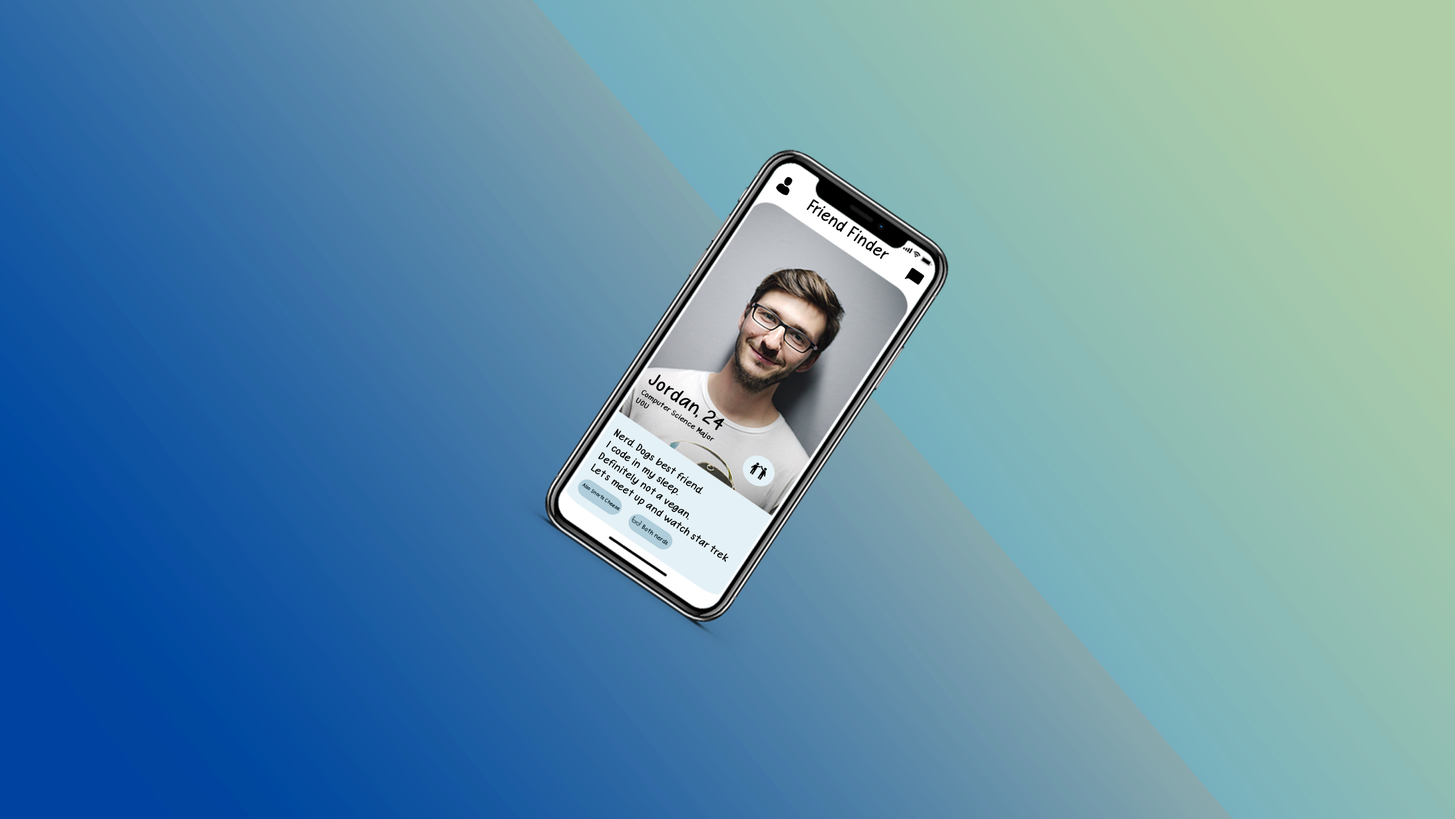
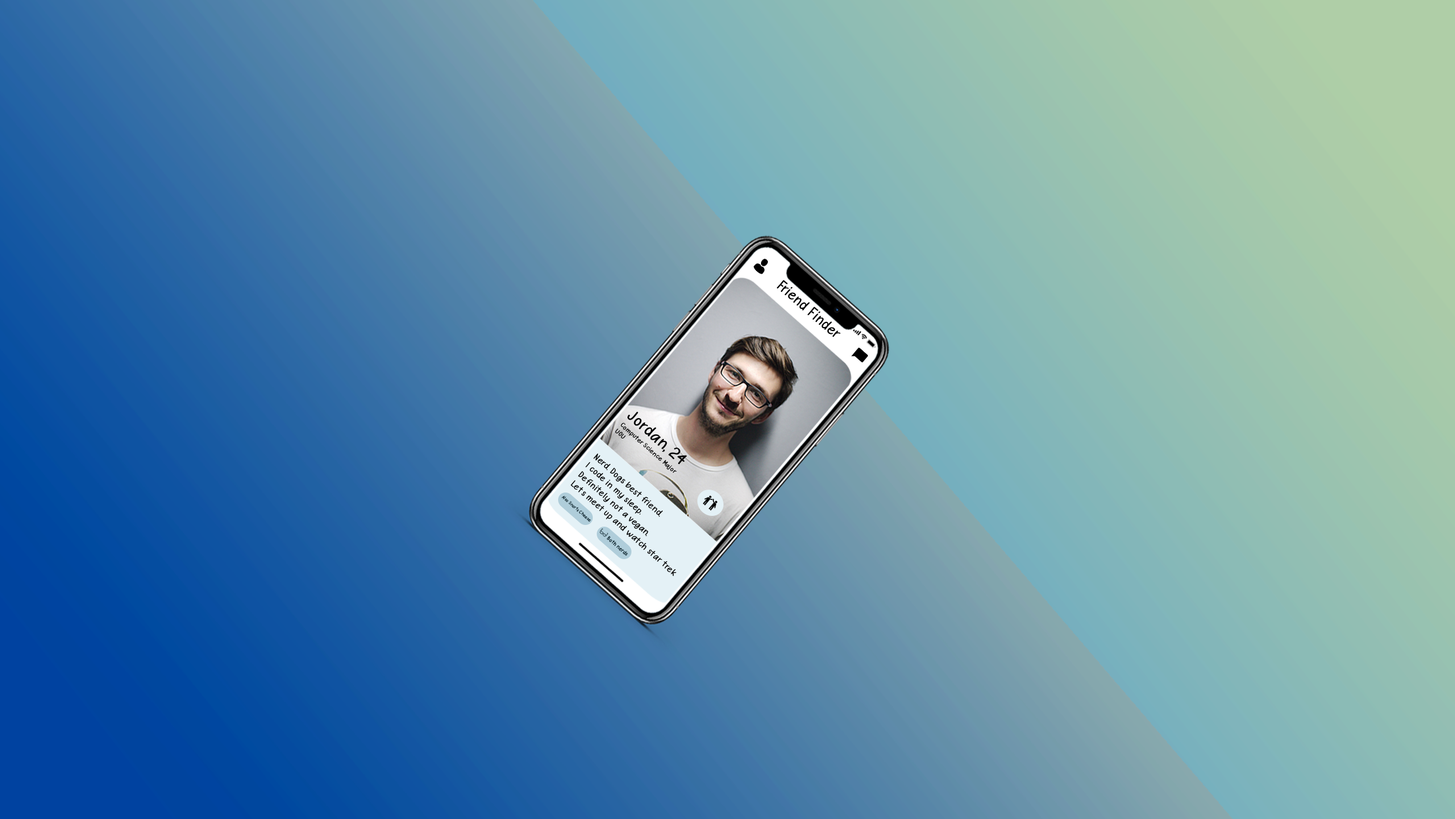
Before/after of a 1455 × 819 layered artwork. What changed in the layer stack:
painted on "Rounded Rectangle 1 copy" over left=596, top=513, right=673, bottom=559
painted on "Rounded Rectangle 1" over left=558, top=479, right=622, bottom=525
painted on "thick-glasses" over left=599, top=515, right=643, bottom=538
painted on "Also Snorts Cheese" over left=561, top=482, right=621, bottom=522
painted on "Both nerds" over left=606, top=524, right=669, bottom=556
painted on "ios12-iphone-x-phone-voicemail-set-up-now" (1st of 2) over left=851, top=246, right=935, bottom=350
painted on "ios12-iphone-x-phone-voicemail-set-up-now" (2nd of 2) over left=573, top=533, right=668, bottom=584
painted on "black-bubble-speech" over left=851, top=267, right=925, bottom=363
painted on "man-user" over left=753, top=176, right=794, bottom=275
painted on "Friend Finder" (1st of 2) over left=776, top=198, right=890, bottom=338
painted on "high-five" over left=702, top=462, right=768, bottom=511
painted on "Ellipse 1" over left=697, top=455, right=775, bottom=516
painted on "Nerd. Dogs best friend. I code in my sleep. Definitely not a ve" over left=570, top=428, right=729, bottom=576
painted on "Layer 1" over left=547, top=410, right=773, bottom=604
painted on "Computer Science Major UOU" over left=615, top=389, right=715, bottom=473
painted on "Jordan, 24" over left=627, top=374, right=725, bottom=464
painted on "adult-casual-close-up-220453" over left=598, top=201, right=909, bottom=543
painted on "5cb0633d80f2cf201a4c3253" over left=506, top=148, right=949, bottom=650
